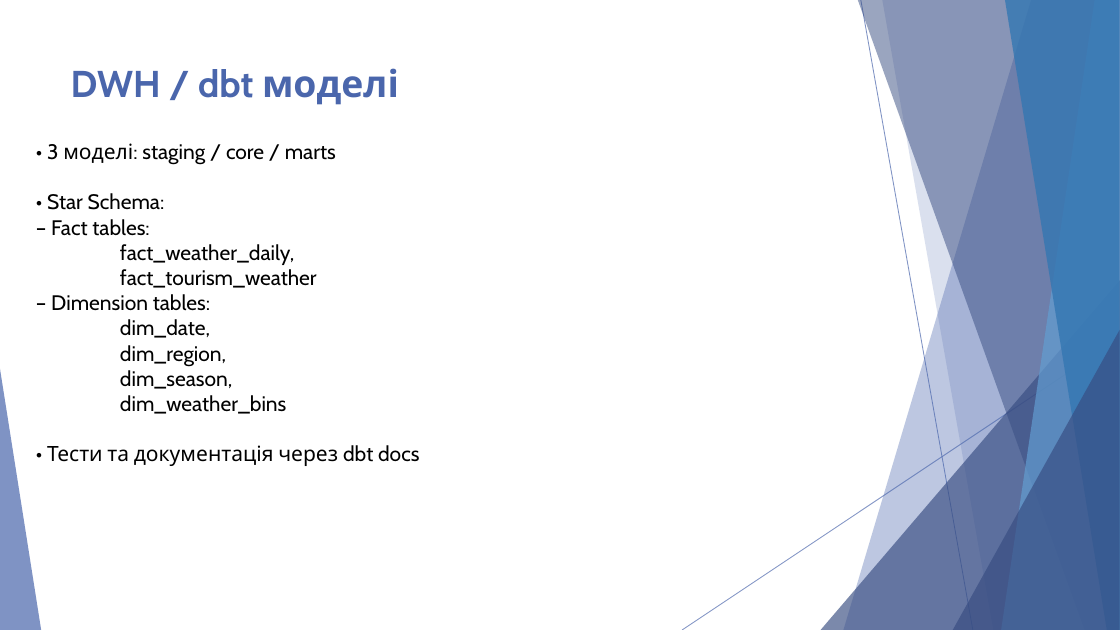
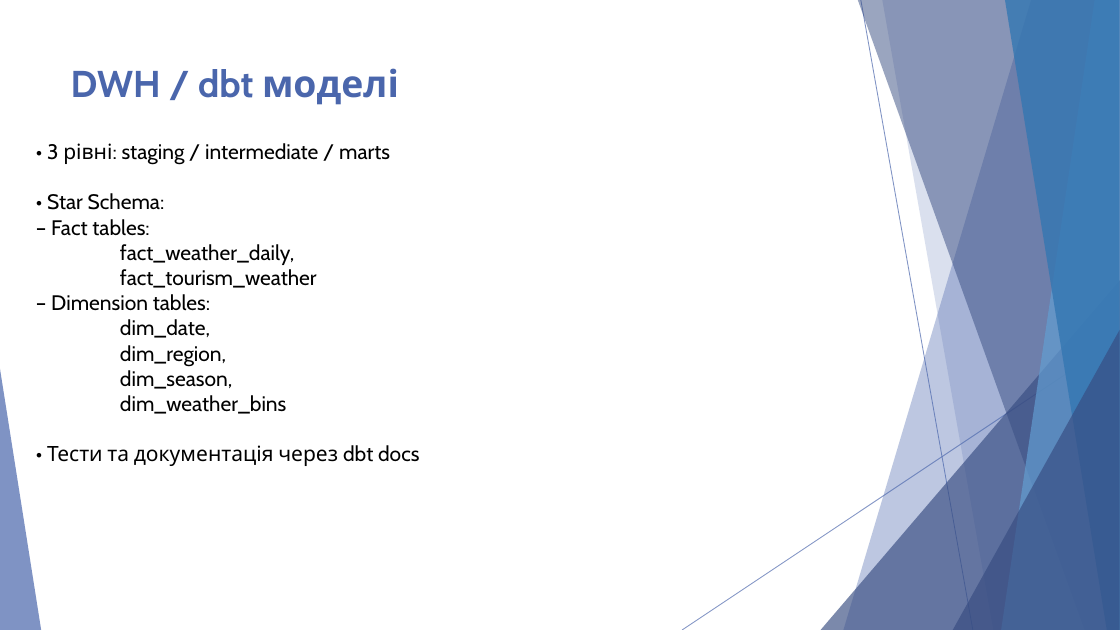
Before and after one commit to etereza/lab-homework, a slide deck: slide 6 of додаткові матеріали/Проектна робота.pptx. Drawn at 1120x630 pixels with LibreOffice and Linux fonts; fonts in the diff are those of the drawing. Boxes give left, top, right and bottom in pixels: in the first picture for what was removed or moved away, otherwise in the second. Text is boxed around its words. In the diff, an @@ line names an element or a change of style, - is before the commit and + after.

```diff
--- a/додаткові матеріали/Проектна робота.pptx
+++ b/додаткові матеріали/Проектна робота.pptx
@@ text at (47,143,419,466): text changed @@
-• 3 моделі: staging / core / marts
-• Star Schema:
-– Fact tables:
-fact_weather_daily,
-fact_tourism_weather
-– Dimension tables:
-dim_date,
-dim_region,
-dim_season,
-dim_weather_bins
-• Тести та документація через dbt docs
+• 3 рівні: staging / intermediate / marts
+• Star Schema:
+– Fact tables:
+fact_weather_daily,
+fact_tourism_weather
+– Dimension tables:
+dim_date,
+dim_region,
+dim_season,
+dim_weather_bins
+• Тести та документація через dbt docs
```
Also in this commit, not shown: 2 other files.
